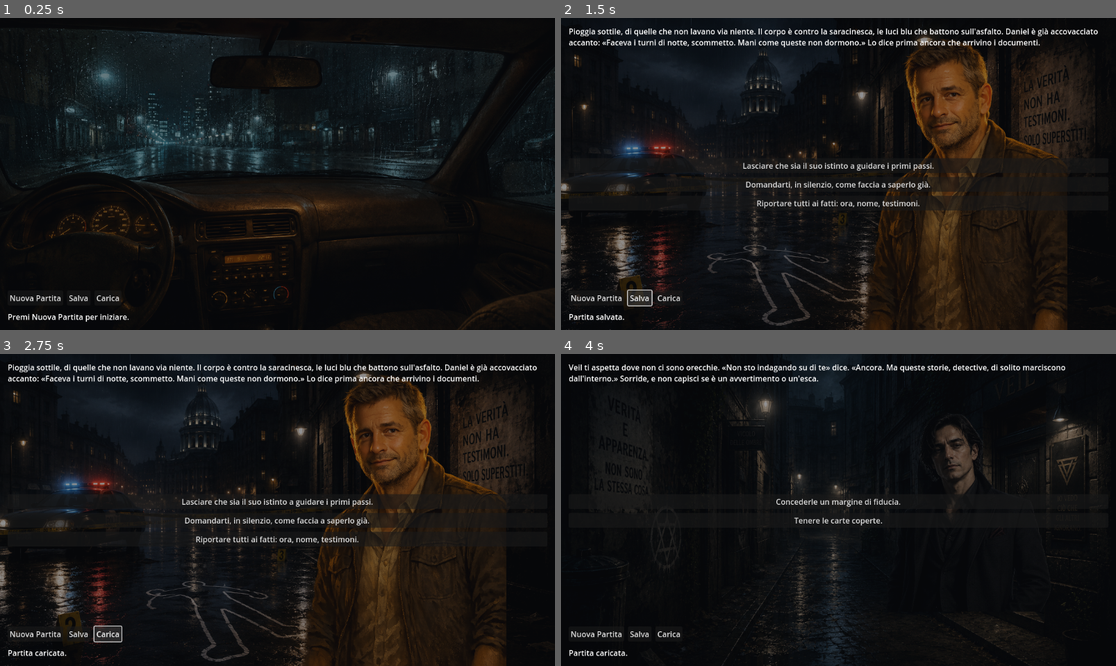
Above: before the commit, frames 1-4 (two rows, left to right).
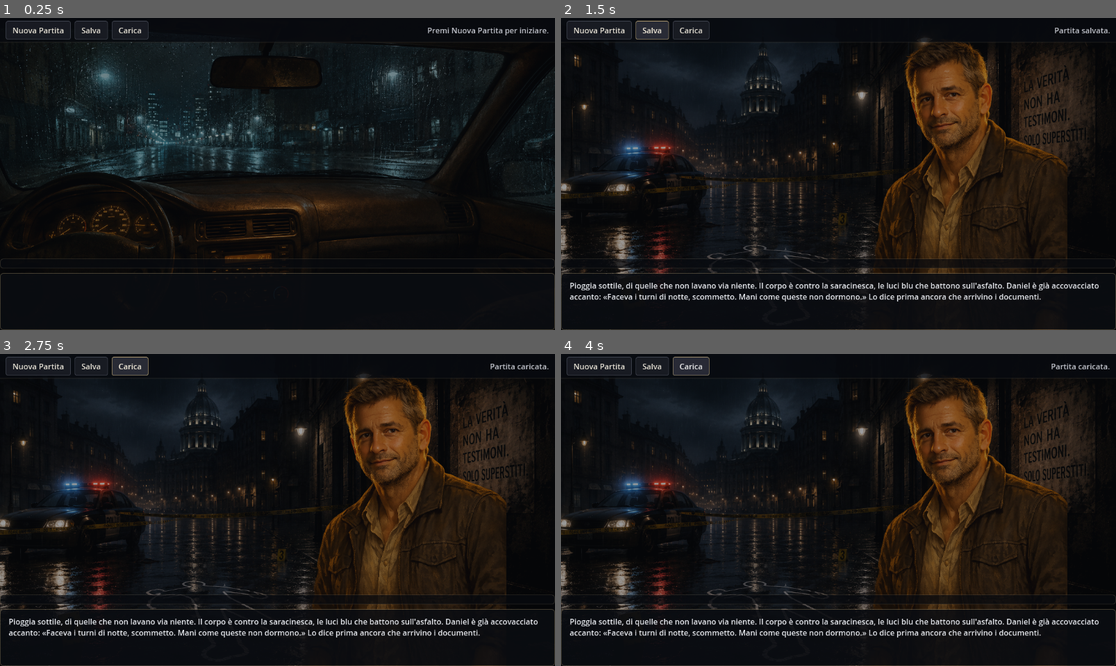
Above: after the commit, the same moments.

Repository: torsifranci2006-ship-it/gioco-test
Game: Godot game, scene res://scenes/main.tscn
Two runs of this game, one before a commit and one after it. Both use one fixed random seed, a clock stepped at 60 frames per second and the inputs below.
Inputs (mouse positions are in pixels of both pictures, inside the frame that each line leads up to):
- Up to frame 1 (0.25 s): no input
- Up to frame 2 (1.5 s): click "Nuova Partita" at 0.5 s; click "Salva" at 1.25 s
- Up to frame 3 (2.75 s): click "Carica" at 2 s
- Up to frame 4 (4 s): click "Lasciare che sia il suo istin…" at 2.75 s; click (838, 519) at 3.5 s, where only the run before the commit has a clickable "Capire cosa cerca davvero Vei…"

The runs differ from the first frame. In frame 1, 2.0% of the frame differs, in the area x 0-100%, y 0-100%; in frame 2, 10%; in frame 3, 10%; in frame 4, 25%.

Commit message:
Migliora layout UI noir visual novel

Diff:
--- a/scenes/main.tscn
+++ b/scenes/main.tscn
@@ -1,6 +1,140 @@
-[gd_scene load_steps=2 format=3]
+[gd_scene load_steps=11 format=3]
 
 [ext_resource type="Script" path="res://src/ui/main.gd" id="1"]
+
+[sub_resource type="StyleBoxFlat" id="sb_text"]
+content_margin_left = 18.0
+content_margin_top = 14.0
+content_margin_right = 18.0
+content_margin_bottom = 14.0
+bg_color = Color(0.04, 0.05, 0.07, 0.85)
+border_width_left = 1
+border_width_top = 1
+border_width_right = 1
+border_width_bottom = 1
+border_color = Color(0.62, 0.56, 0.43, 0.45)
+corner_radius_top_left = 6
+corner_radius_top_right = 6
+corner_radius_bottom_right = 6
+corner_radius_bottom_left = 6
+
+[sub_resource type="StyleBoxFlat" id="sb_choices"]
+content_margin_left = 14.0
+content_margin_top = 10.0
+content_margin_right = 14.0
+content_margin_bottom = 10.0
+bg_color = Color(0.03, 0.04, 0.06, 0.7)
+border_width_left = 1
+border_width_top = 1
+border_width_right = 1
+border_width_bottom = 1
+border_color = Color(0.5, 0.46, 0.38, 0.35)
+corner_radius_top_left = 6
+corner_radius_top_right = 6
+corner_radius_bottom_right = 6
+corner_radius_bottom_left = 6
+
+[sub_resource type="StyleBoxFlat" id="sb_topbar"]
+content_margin_left = 12.0
+content_margin_top = 6.0
+content_margin_right = 12.0
+content_margin_bottom = 6.0
+bg_color = Color(0.03, 0.04, 0.06, 0.8)
+border_width_bottom = 1
+border_color = Color(0.5, 0.46, 0.38, 0.35)
+
+[sub_resource type="StyleBoxFlat" id="sb_ending"]
+content_margin_left = 24.0
+content_margin_top = 20.0
+content_margin_right = 24.0
+content_margin_bottom = 20.0
+bg_color = Color(0.05, 0.06, 0.09, 0.94)
+border_width_left = 1
+border_width_top = 1
+border_width_right = 1
+border_width_bottom = 1
+border_color = Color(0.62, 0.56, 0.43, 0.5)
+corner_radius_top_left = 8
+corner_radius_top_right = 8
+corner_radius_bottom_right = 8
+corner_radius_bottom_left = 8
+
+[sub_resource type="StyleBoxFlat" id="sb_btn_normal"]
+content_margin_left = 14.0
+content_margin_top = 8.0
+content_margin_right = 14.0
+content_margin_bottom = 8.0
+bg_color = Color(0.1, 0.11, 0.14, 0.92)
+border_width_left = 1
+border_width_top = 1
+border_width_right = 1
+border_width_bottom = 1
+border_color = Color(0.4, 0.42, 0.48, 0.6)
+corner_radius_top_left = 4
+corner_radius_top_right = 4
+corner_radius_bottom_right = 4
+corner_radius_bottom_left = 4
+
+[sub_resource type="StyleBoxFlat" id="sb_btn_hover"]
+content_margin_left = 14.0
+content_margin_top = 8.0
+content_margin_right = 14.0
+content_margin_bottom = 8.0
+bg_color = Color(0.16, 0.17, 0.21, 0.95)
+border_width_left = 1
+border_width_top = 1
+border_width_right = 1
+border_width_bottom = 1
+border_color = Color(0.7, 0.62, 0.45, 0.8)
+corner_radius_top_left = 4
+corner_radius_top_right = 4
+corner_radius_bottom_right = 4
+corner_radius_bottom_left = 4
+
+[sub_resource type="StyleBoxFlat" id="sb_btn_pressed"]
+content_margin_left = 14.0
+content_margin_top = 8.0
+content_margin_right = 14.0
+content_margin_bottom = 8.0
+bg_color = Color(0.06, 0.07, 0.09, 0.95)
+border_width_left = 1
+border_width_top = 1
+border_width_right = 1
+border_width_bottom = 1
+border_color = Color(0.7, 0.62, 0.45, 0.8)
+corner_radius_top_left = 4
+corner_radius_top_right = 4
+corner_radius_bottom_right = 4
+corner_radius_bottom_left = 4
+
+[sub_resource type="StyleBoxFlat" id="sb_btn_disabled"]
+content_margin_left = 14.0
+content_margin_top = 8.0
+content_margin_right = 14.0
+content_margin_bottom = 8.0
+bg_color = Color(0.08, 0.09, 0.11, 0.6)
+border_width_left = 1
+border_width_top = 1
+border_width_right = 1
+border_width_bottom = 1
+border_color = Color(0.3, 0.31, 0.35, 0.4)
+corner_radius_top_left = 4
+corner_radius_top_right = 4
+corner_radius_bottom_right = 4
+corner_radius_bottom_left = 4
+
+[sub_resource type="Theme" id="theme_noir"]
+Button/colors/font_color = Color(0.92, 0.9, 0.85, 1)
+Button/colors/font_hover_color = Color(0.98, 0.95, 0.88, 1)
+Button/colors/font_pressed_color = Color(0.85, 0.83, 0.78, 1)
+Button/colors/font_disabled_color = Color(0.55, 0.56, 0.6, 1)
+Button/styles/normal = SubResource("sb_btn_normal")
+Button/styles/hover = SubResource("sb_btn_hover")
+Button/styles/pressed = SubResource("sb_btn_pressed")
+Button/styles/disabled = SubResource("sb_btn_disabled")
+Button/styles/focus = SubResource("sb_btn_hover")
+Label/colors/font_color = Color(0.78, 0.79, 0.82, 1)
+RichTextLabel/colors/default_color = Color(0.9, 0.91, 0.93, 1)
 
 [node name="Main" type="Control"]
 layout_mode = 3
@@ -9,6 +143,7 @@
 anchor_bottom = 1.0
 grow_horizontal = 2
 grow_vertical = 2
+theme = SubResource("theme_noir")
 script = ExtResource("1")
 
 [node name="Background" type="TextureRect" parent="."]
@@ -42,78 +177,109 @@
 grow_horizontal = 2
 grow_vertical = 2
 mouse_filter = 2
-color = Color(0.05, 0.06, 0.08, 0.45)
-
-[node name="Margin" type="MarginContainer" parent="."]
-layout_mode = 1
-anchors_preset = 15
-anchor_right = 1.0
-anchor_bottom = 1.0
-grow_horizontal = 2
-grow_vertical = 2
-theme_override_constants/margin_left = 16
-theme_override_constants/margin_top = 16
-theme_override_constants/margin_right = 16
-theme_override_constants/margin_bottom = 16
-
-[node name="Root" type="VBoxContainer" parent="Margin"]
+color = Color(0.05, 0.06, 0.08, 0.4)
+
+[node name="TopBar" type="PanelContainer" parent="."]
+layout_mode = 1
+anchors_preset = 10
+anchor_right = 1.0
+grow_horizontal = 2
+theme_override_styles/panel = SubResource("sb_topbar")
+
+[node name="TopBarMargin" type="MarginContainer" parent="TopBar"]
+layout_mode = 2
+
+[node name="Controls" type="HBoxContainer" parent="TopBar/TopBarMargin"]
+layout_mode = 2
+theme_override_constants/separation = 8
+
+[node name="NewGameButton" type="Button" parent="TopBar/TopBarMargin/Controls"]
+layout_mode = 2
+text = "Nuova Partita"
+
+[node name="SaveButton" type="Button" parent="TopBar/TopBarMargin/Controls"]
+layout_mode = 2
+text = "Salva"
+
+[node name="LoadButton" type="Button" parent="TopBar/TopBarMargin/Controls"]
+layout_mode = 2
+text = "Carica"
+
+[node name="Status" type="Label" parent="TopBar/TopBarMargin/Controls"]
+layout_mode = 2
+size_flags_horizontal = 3
+size_flags_vertical = 1
+horizontal_alignment = 2
+vertical_alignment = 1
+
+[node name="BottomArea" type="VBoxContainer" parent="."]
+layout_mode = 1
+anchors_preset = 12
+anchor_top = 1.0
+anchor_right = 1.0
+anchor_bottom = 1.0
+grow_horizontal = 2
+grow_vertical = 0
+theme_override_constants/separation = 10
+
+[node name="ChoicesPanel" type="PanelContainer" parent="BottomArea"]
+layout_mode = 2
+size_flags_horizontal = 3
+theme_override_styles/panel = SubResource("sb_choices")
+
+[node name="ChoicesMargin" type="MarginContainer" parent="BottomArea/ChoicesPanel"]
+layout_mode = 2
+
+[node name="ChoicesScroll" type="ScrollContainer" parent="BottomArea/ChoicesPanel/ChoicesMargin"]
+layout_mode = 2
+horizontal_scroll_mode = 0
+
+[node name="Choices" type="VBoxContainer" parent="BottomArea/ChoicesPanel/ChoicesMargin/ChoicesScroll"]
+layout_mode = 2
+size_flags_horizontal = 3
+theme_override_constants/separation = 8
+
+[node name="TextPanel" type="PanelContainer" parent="BottomArea"]
+layout_mode = 2
+size_flags_horizontal = 3
+theme_override_styles/panel = SubResource("sb_text")
+
+[node name="TextMargin" type="MarginContainer" parent="BottomArea/TextPanel"]
+layout_mode = 2
+
+[node name="SceneText" type="RichTextLabel" parent="BottomArea/TextPanel/TextMargin"]
+layout_mode = 2
+size_flags_horizontal = 3
+custom_minimum_size = Vector2(0, 90)
+fit_content = true
+
+[node name="EndingPanel" type="PanelContainer" parent="."]
+visible = false
+layout_mode = 1
+anchors_preset = 15
+anchor_right = 1.0
+anchor_bottom = 1.0
+grow_horizontal = 2
+grow_vertical = 2
+theme_override_styles/panel = SubResource("sb_ending")
+
+[node name="EndingMargin" type="MarginContainer" parent="EndingPanel"]
+layout_mode = 2
+
+[node name="EndingVBox" type="VBoxContainer" parent="EndingPanel/EndingMargin"]
 layout_mode = 2
 theme_override_constants/separation = 12
 
-[node name="SceneText" type="RichTextLabel" parent="Margin/Root"]
+[node name="EndingTitle" type="Label" parent="EndingPanel/EndingMargin/EndingVBox"]
+layout_mode = 2
+theme_override_colors/font_color = Color(0.9, 0.85, 0.7, 1)
+theme_override_font_sizes/font_size = 24
+
+[node name="EndingText" type="RichTextLabel" parent="EndingPanel/EndingMargin/EndingVBox"]
 layout_mode = 2
 size_flags_vertical = 3
 fit_content = true
 
-[node name="ChoicesScroll" type="ScrollContainer" parent="Margin/Root"]
-layout_mode = 2
-size_flags_vertical = 3
-
-[node name="Choices" type="VBoxContainer" parent="Margin/Root/ChoicesScroll"]
-layout_mode = 2
-size_flags_horizontal = 3
-theme_override_constants/separation = 8
-
-[node name="Controls" type="HBoxContainer" parent="Margin/Root"]
-layout_mode = 2
-theme_override_constants/separation = 8
-
-[node name="NewGameButton" type="Button" parent="Margin/Root/Controls"]
+[node name="EndingNewGameButton" type="Button" parent="EndingPanel/EndingMargin/EndingVBox"]
 layout_mode = 2
 text = "Nuova Partita"
-
-[node name="SaveButton" type="Button" parent="Margin/Root/Controls"]
-layout_mode = 2
-text = "Salva"
-
-[node name="LoadButton" type="Button" parent="Margin/Root/Controls"]
-layout_mode = 2
-text = "Carica"
-
-[node name="Status" type="Label" parent="Margin/Root"]
-layout_mode = 2
-
-[node name="EndingPanel" type="PanelContainer" parent="."]
-visible = false
-layout_mode = 1
-anchors_preset = 15
-anchor_right = 1.0
-anchor_bottom = 1.0
-grow_horizontal = 2
-grow_vertical = 2
-
-[node name="EndingVBox" type="VBoxContainer" parent="EndingPanel"]
-layout_mode = 2
-theme_override_constants/separation = 12
-
-[node name="EndingTitle" type="Label" parent="EndingPanel/EndingVBox"]
-layout_mode = 2
-
-[node name="EndingText" type="RichTextLabel" parent="EndingPanel/EndingVBox"]
-layout_mode = 2
-size_flags_vertical = 3
-fit_content = true
-
-[node name="EndingNewGameButton" type="Button" parent="EndingPanel/EndingVBox"]
-layout_mode = 2
-text = "Nuova Partita"
--- a/src/ui/main.gd
+++ b/src/ui/main.gd
@@ -31,16 +31,16 @@
 	"char_voss": "res://assets/characters/voss/char_voss.png",
 }
 
-@onready var _scene_text: RichTextLabel = $Margin/Root/SceneText
-@onready var _choices: VBoxContainer = $Margin/Root/ChoicesScroll/Choices
-@onready var _new_game_button: Button = $Margin/Root/Controls/NewGameButton
-@onready var _save_button: Button = $Margin/Root/Controls/SaveButton
-@onready var _load_button: Button = $Margin/Root/Controls/LoadButton
-@onready var _status: Label = $Margin/Root/Status
+@onready var _scene_text: RichTextLabel = $BottomArea/TextPanel/TextMargin/SceneText
+@onready var _choices: VBoxContainer = $BottomArea/ChoicesPanel/ChoicesMargin/ChoicesScroll/Choices
+@onready var _new_game_button: Button = $TopBar/TopBarMargin/Controls/NewGameButton
+@onready var _save_button: Button = $TopBar/TopBarMargin/Controls/SaveButton
+@onready var _load_button: Button = $TopBar/TopBarMargin/Controls/LoadButton
+@onready var _status: Label = $TopBar/TopBarMargin/Controls/Status
 @onready var _ending_panel: PanelContainer = $EndingPanel
-@onready var _ending_title: Label = $EndingPanel/EndingVBox/EndingTitle
-@onready var _ending_text: RichTextLabel = $EndingPanel/EndingVBox/EndingText
-@onready var _ending_new_game_button: Button = $EndingPanel/EndingVBox/EndingNewGameButton
+@onready var _ending_title: Label = $EndingPanel/EndingMargin/EndingVBox/EndingTitle
+@onready var _ending_text: RichTextLabel = $EndingPanel/EndingMargin/EndingVBox/EndingText
+@onready var _ending_new_game_button: Button = $EndingPanel/EndingMargin/EndingVBox/EndingNewGameButton
 @onready var _background: TextureRect = $Background
 @onready var _character: TextureRect = $Character
 
Not shown, changed: docs/ui.md
